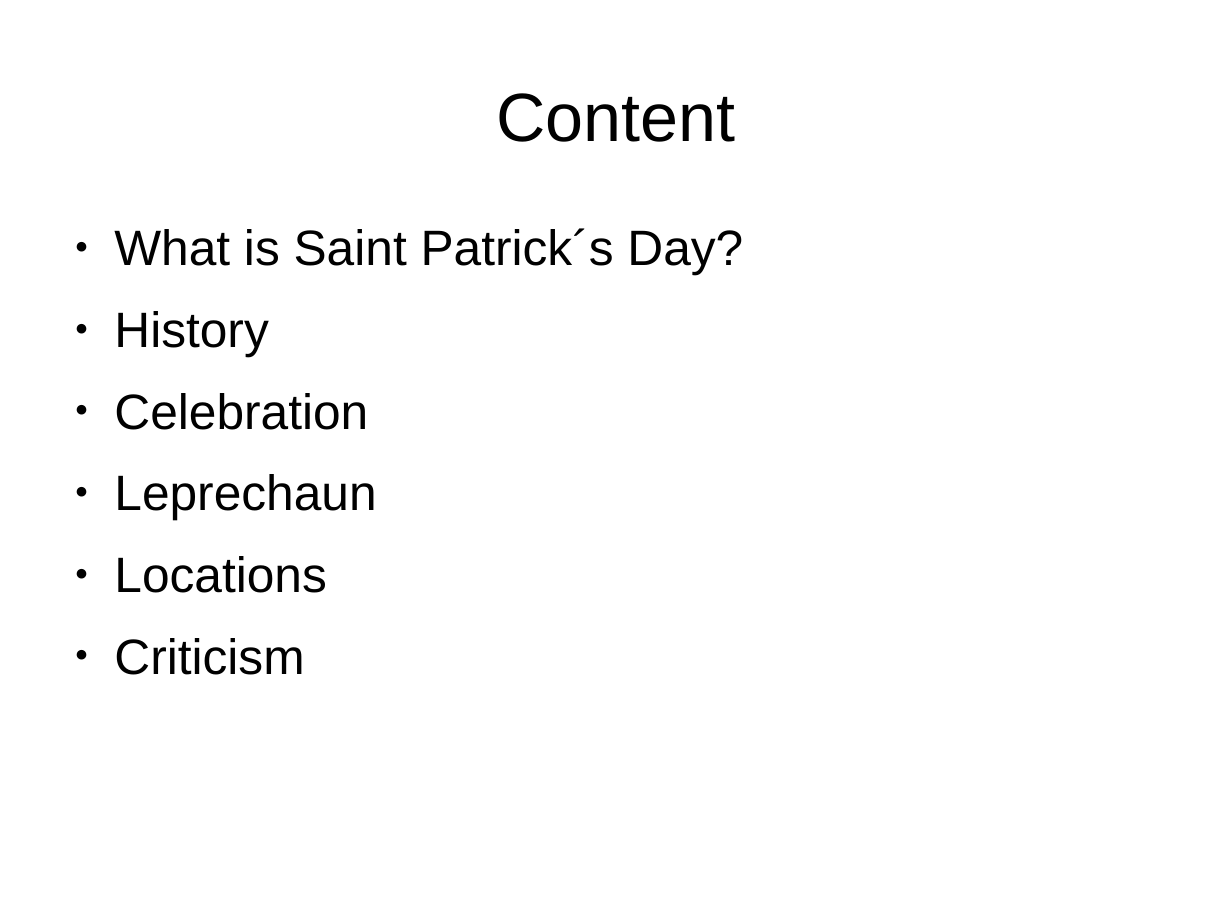
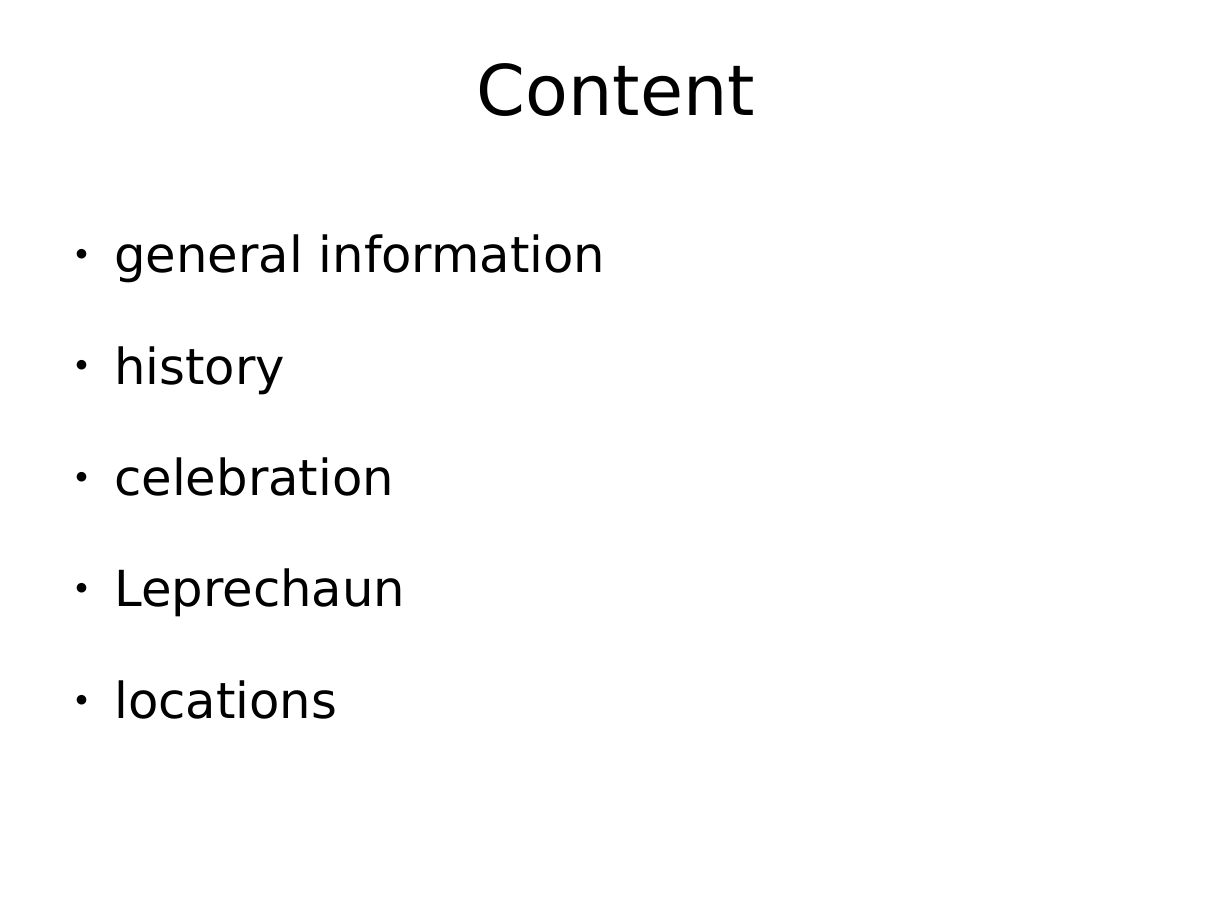
Before and after one commit to PraeluceantBoreus/eref, a slide deck: slide 2 of referat.odp. Drawn at 1232x924 pixels with LibreOffice and Linux fonts; fonts in the diff are those of the drawing; background and template pictures are left out. Boxes give left, top, right and bottom in pixels: in the first picture for what was removed or moved away, otherwise in the second. Text is boxed around its words. In the diff, an @@ line names an element or a change of style, - is before the commit and + after.

```diff
--- a/referat.odp
+++ b/referat.odp
@@ title "Content" at (477,63,755,116): size 44 to 45.1 pt, font Arial to DejaVu Sans @@
@@ text at (114,234,606,496): text changed; font Arial to DejaVu Sans @@
-● What is Saint Patrick´s Day?
-● History
-● Celebration
+● general information
+● history
+● celebration
@@ text at (114,568,405,617): font Arial to DejaVu Sans in "Leprechaun"; more space between paragraphs @@
@@ text at (114,680,337,719): text changed; font Arial to DejaVu Sans @@
-● Locations
-● Criticism
+● locations
```
Also in this commit, not shown: 7 other slides changed, 1 slide added, 1 other file.
